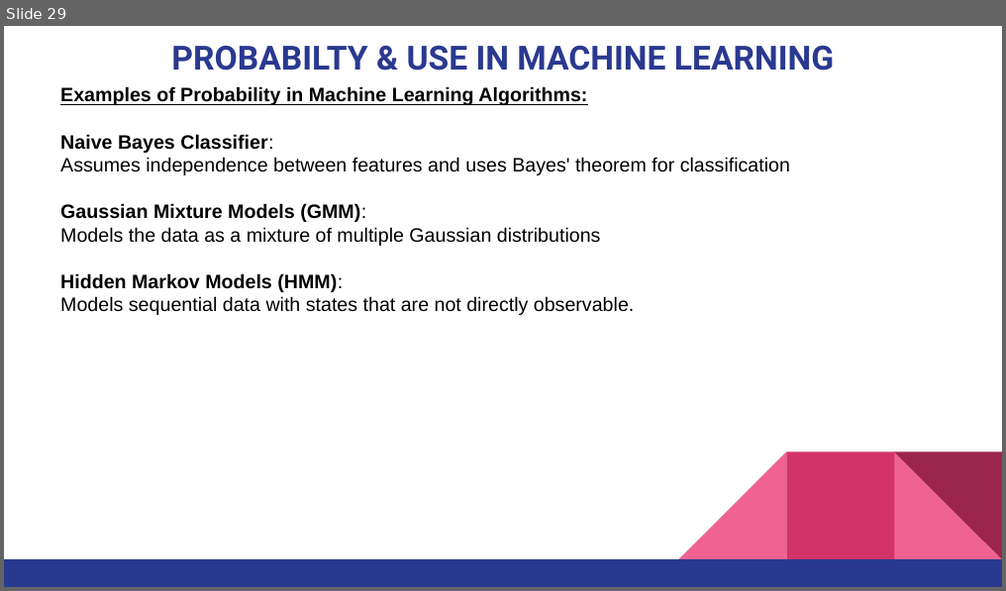
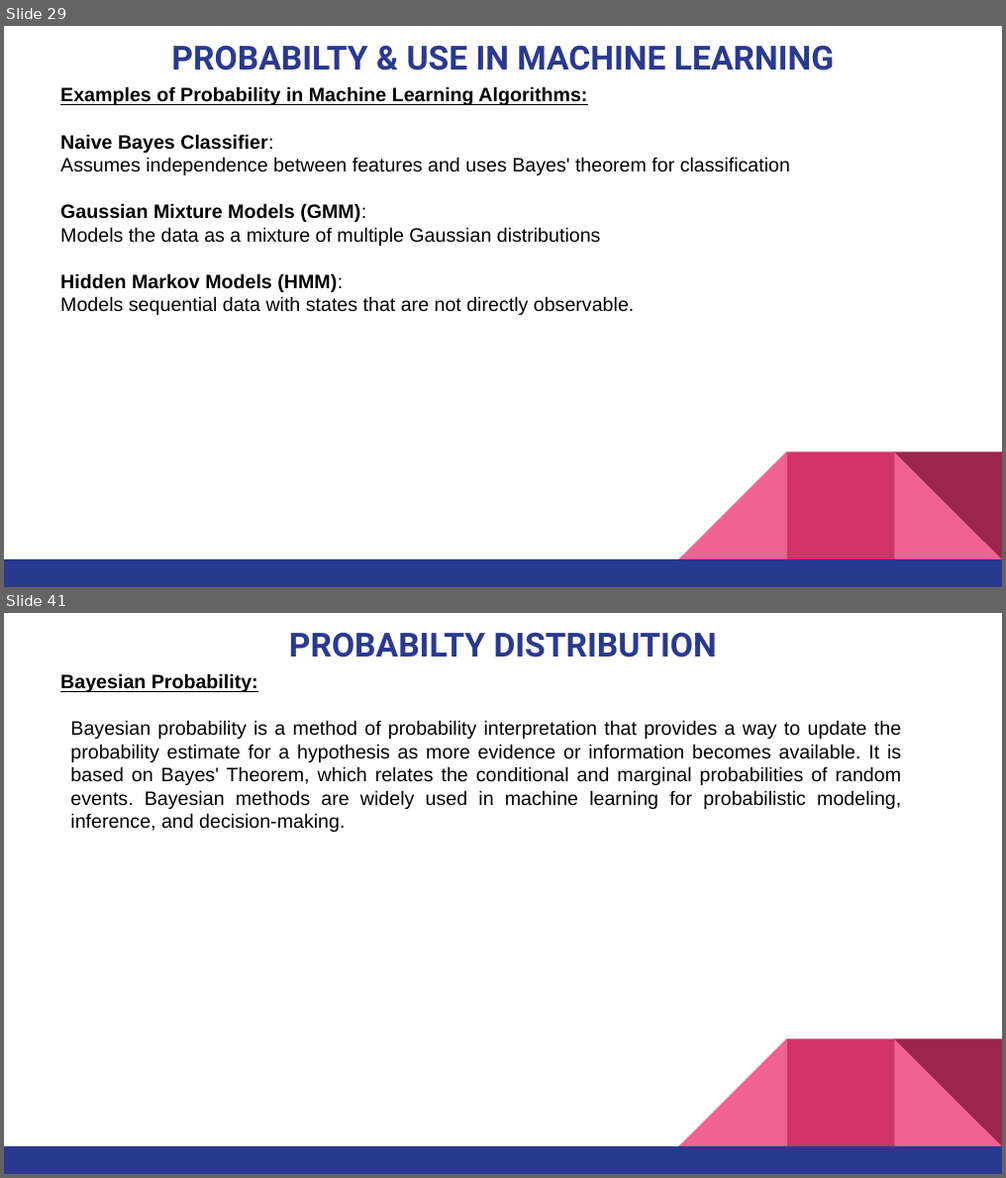
Before and after one commit to pnytrainingrepo/artificial-intelligence, a slide deck: AI-DataScience.pptx. Shown one above the other, each under a label of ours: slide 29 before the commit, slides 29 and 41 after it; the slides between them are not shown. The pictures are 1006x591 and 1006x1178 pixels, drawn with LibreOffice and Linux fonts; fonts in the diff are those of the drawing. Boxes give left, top, right and bottom in pixels: in the first picture for what was removed or moved away, otherwise in the second. Text is boxed around its words. In the diff, an @@ line names an element or a change of style, - is before the commit and + after.

```diff
--- a/AI-DataScience.pptx
+++ b/AI-DataScience.pptx
@@ slide 41 added at <box>4,613,1002,1174</box>, background #FFFFFF; not listed: 5 template elements that a slide beside it also shows @@
@@ title added at <box>289,632,717,658</box>, 24 pt, text #2A3990, bold @@
+PROBABILTY DISTRIBUTION
@@ text added at <box>60,673,258,692</box>, 14 pt, text #000000, bold, underline @@
+Bayesian Probability:
@@ text added at <box>70,720,901,832</box>, 14 pt, text #000000 @@
+Bayesian probability is a method of probability interpretation that provides a way to update the probability estimate for a hypothesis as more evidence or information becomes available. It is based on Bayes' Theorem, which relates the conditional and marginal probabilities of random events. Bayesian methods are widely used in machine learning for probabilistic modeling, inference, and decision-making.
```
Also in this commit, not shown: 11 other slides added, 1 other file.
